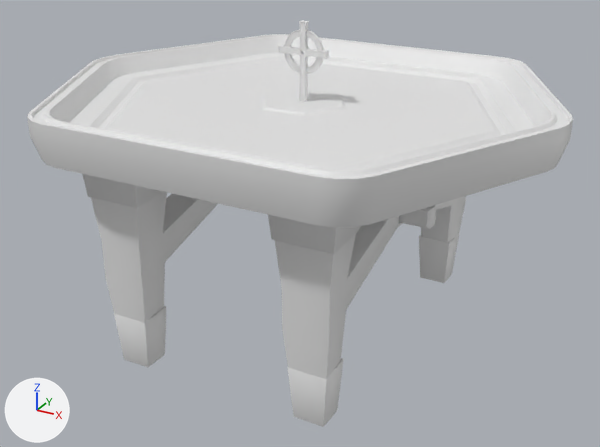
The FBX model Blender Productions/Table.fbx, before and after one commit.
One viewpoint serves both versions: a 50 mm camera at (2.31, -4.24, 1.4) aimed at (0.04, -0.11, -0.67). Every picture has the same lights, and +X, +Y and +Z are marked at lower left. Where no turn or scale is listed for an object, it has been applied to the vertices.
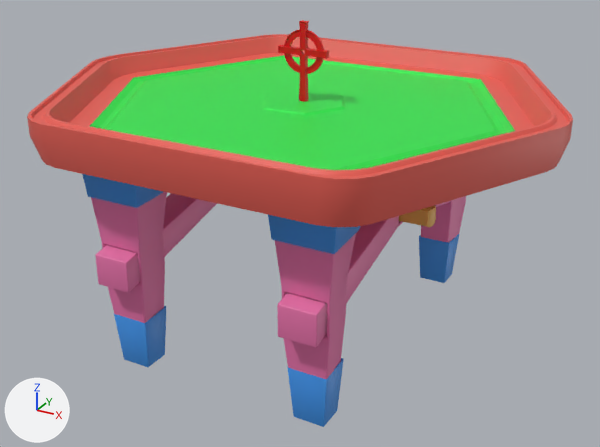
Boxes (x1, y1, x2, y2) around the edits, measured in the pictures (600 x 447 px):
'Cube', recoloured: (27, 34, 573, 227) in both
'Cube.001', recoloured, reshaped: (91, 192, 466, 379) in both
'Cube.005', added (pink): after (95, 193, 451, 348)
'Cube.003', recoloured (white to blue): (114, 234, 459, 427) in both
'Cube.004', recoloured (white to blue): (82, 174, 360, 254) in both
'Circle', recoloured (white to red): (278, 20, 329, 102) in both
'Cube.002', recoloured: (399, 205, 436, 229) in both
part 1 of me_cube_002, recoloured (white to green): (90, 56, 515, 170) in both
part 2 of me_cube_006, built on: before (102, 192, 218, 323); after (91, 192, 167, 323)
part 3 of me_cube_006, built on: (275, 196, 466, 379) in both

Patch to the scene script:
```diff
--- a/Blender Productions/Table.fbx.py
+++ b/Blender Productions/Table.fbx.py
@@ mat_metal_bars @@
 mat_metal_bars = principled_material('Metal Bars')
-mat_metal_bars.base_color = (0.8, 0.8, 0.8)  # white #e7e7e7
+mat_metal_bars.base_color = (0.0482, 0.289, 0.8)  # blue #3e92e7
@@ mat_table_surface @@
 mat_table_surface = principled_material('Table Surface')
-mat_table_surface.base_color = (0.8, 0.8, 0.8)  # white #e7e7e7
+mat_table_surface.base_color = (0.8, 0.116, 0.0895)  # red #e76054
@@ mat_cross @@
 mat_cross = principled_material('Cross')
-mat_cross.base_color = (0.8, 0.8, 0.8)  # white #e7e7e7
+mat_cross.base_color = (0.8, 0.0, 0.00596)  # red #e70012
@@ mat_wooden_legs @@
 mat_wooden_legs = principled_material('Wooden Legs')
-mat_wooden_legs.base_color = (0.8, 0.8, 0.8)  # white #e7e7e7
+mat_wooden_legs.base_color = (0.8, 0.17, 0.402)  # pink #e773aa
@@ mat_wooden_bar @@
 mat_wooden_bar = principled_material('Wooden Bar')
-mat_wooden_bar.base_color = (0.8, 0.8, 0.8)  # white #e7e7e7
+mat_wooden_bar.base_color = (0.8, 0.436, 0.0866)  # orange #e7b053
@@ mat_table_cloth @@
+mat_table_cloth = principled_material('Table Cloth')
+mat_table_cloth.base_color = (0.0235, 0.8, 0.0717)  # green #2ae74c
@@ me_cube_002 @@
 me_cube_002.from_pydata(...)  # 307 vertices, 313 faces; spans x -1.55..1.55, y -1.32..1.32, z -0.15..0.17
 # used by ob_cube; location = (0.0, 0.0, 0.0)
+# me_cube_002 part 1: all 36 faces centred in x -1.0..1.0, y -1.05..1.05, z 0.05..0.08 switch from mat_table_surface (white #e7e7e7) to mat_table_cloth (green #2ae74c)
@@ me_cube_006 @@
 # used by ob_cube_001; location = (0.0, 0.0, 0.0)
-me_cube_006.from_pydata(...)  # 688 vertices, 688 faces; spans x -0.77..0.77, y -1.1..1.1, z -1.36..-0.01
+me_cube_006.from_pydata(...)  # 1024 vertices, 1056 faces; spans x -0.77..0.77, y -1.1..1.1, z -1.36..-0.01
+# me_cube_006 part 2: 22 vertices moved within x -0.77..-0.4, y -1.1..1.1, z -0.8..-0.02; 142 vertices removed from x -0.7..-0.42, y -1.08..1.08, z -0.76..-0.29; 310 vertices added at x -0.77..-0.4, y -1.1..1.1, z -1.36..-0.02
+# me_cube_006 part 3: 22 vertices moved within x 0.4..0.77, y -1.1..1.1, z -0.8..-0.02; 142 vertices removed from x 0.42..0.7, y -1.08..1.08, z -0.76..-0.29; 310 vertices added at x 0.4..0.77, y -1.1..1.1, z -1.36..-0.02
 me_cube_006.materials.append(mat_wooden_legs)
@@ me_cube_012 @@
+me_cube_012.from_pydata(...)  # 512 vertices, 528 faces; spans x -0.7..0.7, y -1.14..1.14, z -0.8..-0.41
+me_cube_012.materials.append(mat_wooden_legs)  # pink #e773aa
@@ ob_cube_005 @@
+ob_cube_005 = bpy.data.objects.new('Cube.005', me_cube_012)
+ob_cube_005.location = (0.0, 0.0, 0.0)
```
